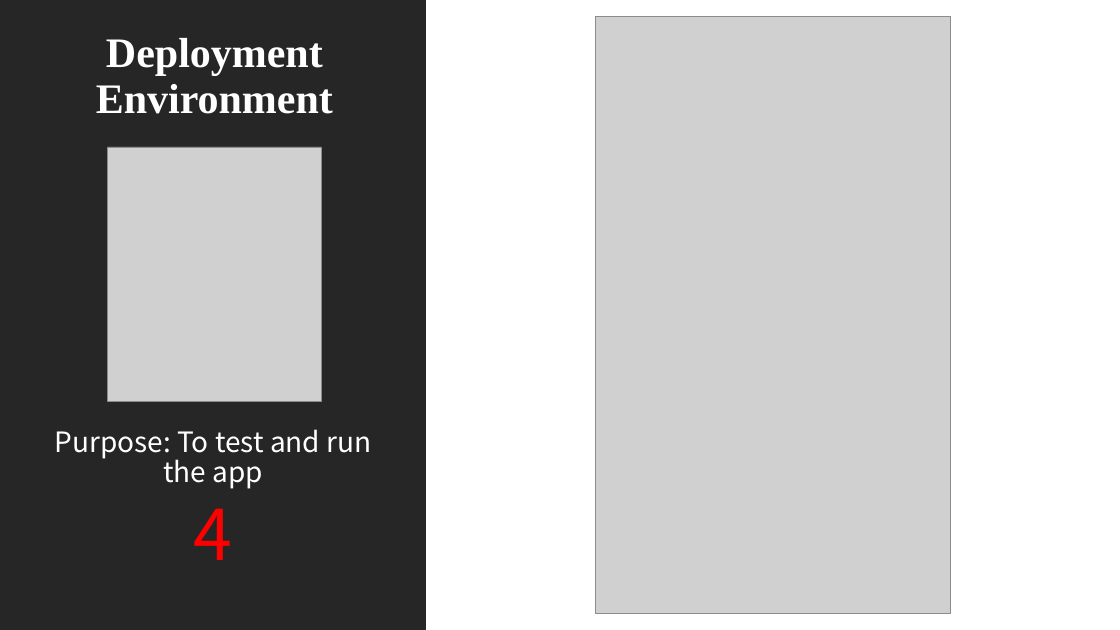
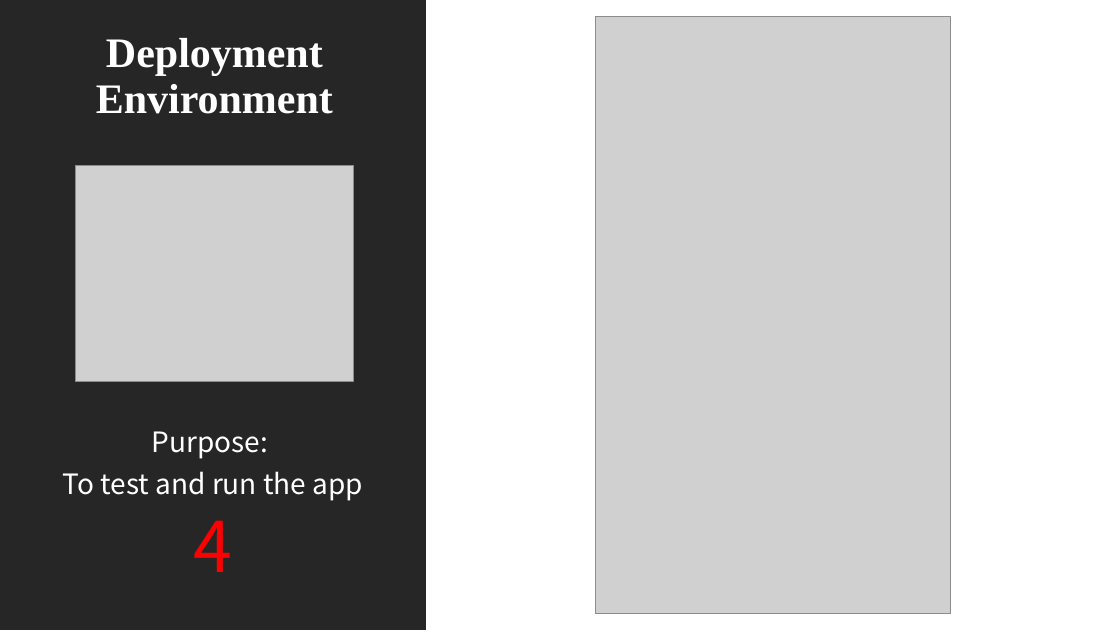
Before and after one commit to Computer-Girl/3308Project, a slide deck: slide 11 of LetsGo.pptx (slide 12 before the commit). Drawn at 1120x630 pixels with LibreOffice and Linux fonts; fonts in the diff are those of the drawing; grey boxes stand for pictures. Boxes give left, top, right and bottom in pixels: in the first picture for what was removed or moved away, otherwise in the second. Text is boxed around its words. In the diff, an @@ line names an element or a change of style, - is before the commit and + after.

```diff
--- a/LetsGo.pptx
+++ b/LetsGo.pptx
@@ picture: place and size @@
-picture at (108, 147, 322, 402)
+picture at (75, 166, 354, 381)
@@ text at (63, 431, 363, 501): text changed @@
-Purpose: To test and run the app
+Purpose:
+To test and run the app
```
Also in this commit, not shown: 3 other slides changed, 1 slide removed.
